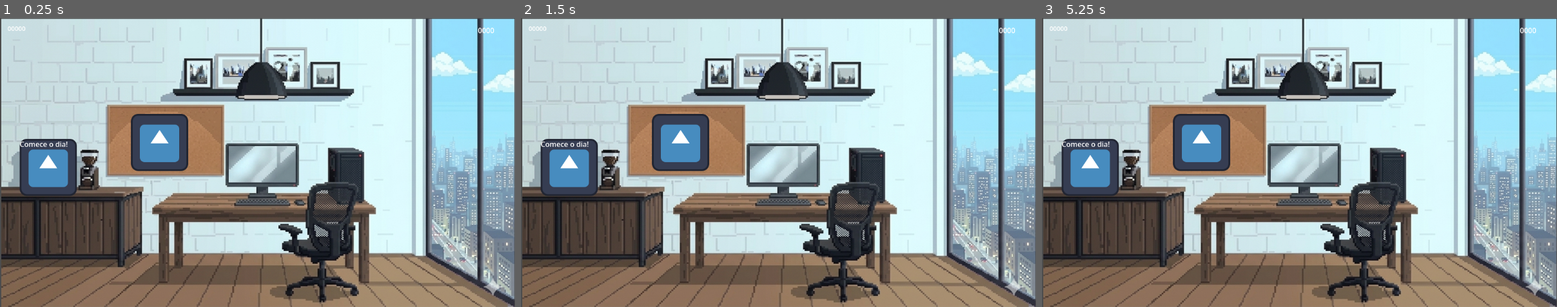
Above: before the commit, frames 1-3 (left to right).
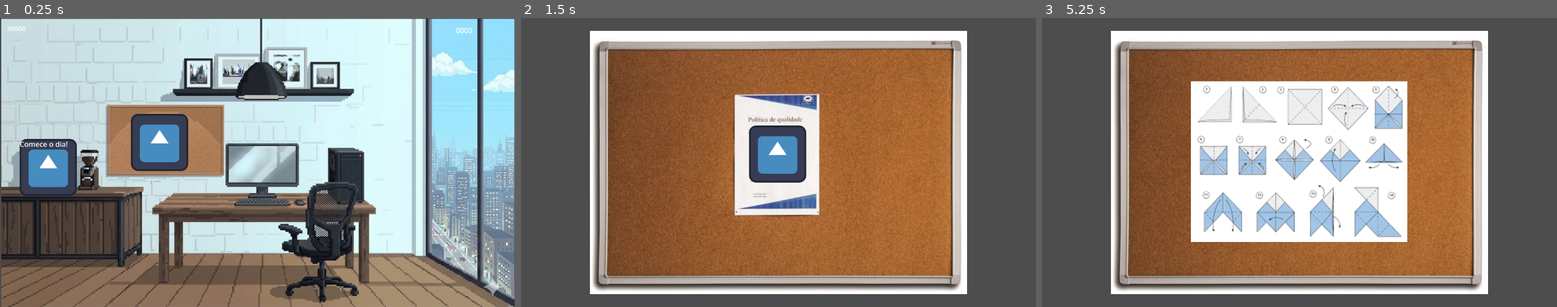
Above: after the commit, the same moments.

Repository: LucasSaab/Netetive
Game: Godot game, scene res://Scenes/Escritorio.tscn
Same seed, same stepped clock (60 frames per second), same inputs: the game is played once before the commit and once after it. The engine's default icon, where the game draws it, is replaced by a stand-in: a white triangle on a blue panel in a dark square.
Inputs (mouse positions are in pixels of both pictures, inside the frame that each line leads up to):
- Up to frame 1 (0.25 s): no input
- Up to frame 2 (1.5 s): click (680, 142) at 0.5 s; click (567, 168) at 1.25 s, where only the run before the commit has a clickable "Comece o dia!"
- Up to frame 3 (5.25 s): click (1201, 142) at 2.02 s; click (1088, 168) at 2.75 s, where only the run before the commit has a clickable "Comece o dia!"; click (1201, 142) at 3.52 s; click (1088, 168) at 4.25 s, where only the run before the commit has a clickable "Comece o dia!"; click (1299, 153) at 5.02 s

The runs differ from the first frame. In frame 1, less than 0.1% of the frame differs, in the area x 88-96%, y 3-6%; in frame 2, 96%, in the area x 0-100%, y 0-100%; in frame 3, 96%.
Error after the commit: Invalid access to property or key 'fame_received' on a base object of type 'Nil'. (res://Scenes/hud_manager.gd:8)

Commit message:
Adicionado HUD a tela de escritório

Diff:
--- a/Scenes/Escritorio.tscn
+++ b/Scenes/Escritorio.tscn
@@ -52,8 +52,8 @@
 offset_bottom = 23.0
 text = "Comece o dia!"
 
-[node name="Node2D" parent="." unique_id=311059794 instance=ExtResource("5_rsnx6")]
-position = Vector2(324, 278)
+[node name="Score" parent="." unique_id=311059794 instance=ExtResource("5_rsnx6")]
+position = Vector2(301, 386)
 
 [connection signal="pressed" from="Quadro_avisos" to="Quadro_avisos" method="_on_pressed"]
 [connection signal="pressed" from="Cafeteira" to="Cafeteira" method="_on_pressed"]
--- a/Scenes/Scores.tscn
+++ b/Scenes/Scores.tscn
@@ -1,8 +1,11 @@
 [gd_scene format=3 uid="uid://35642qeg3q5m"]
 
-[node name="Node2D" type="Node2D" unique_id=311059794]
+[ext_resource type="Script" uid="uid://c82m2g4761n3x" path="res://Scenes/hud_manager.gd" id="1_3l0ju"]
+
+[node name="Score" type="Node2D" unique_id=311059794]
 
 [node name="HUD" type="CanvasLayer" parent="." unique_id=217126407]
+script = ExtResource("1_3l0ju")
 
 [node name="control" type="Control" parent="HUD" unique_id=253491751]
 custom_minimum_size = Vector2(1100, 619)
@@ -10,11 +13,12 @@
 anchors_preset = 0
 offset_right = 50.0
 offset_bottom = 40.0
+mouse_filter = 2
 
 [node name="container" type="MarginContainer" parent="HUD/control" unique_id=1392905618]
 layout_mode = 0
-offset_right = 1100.0
-offset_bottom = 619.0
+offset_right = 1116.0
+offset_bottom = 56.0
 theme_override_constants/margin_left = 8
 theme_override_constants/margin_top = 8
 theme_override_constants/margin_right = 8
@@ -59,9 +63,9 @@
 [node name="contador_fama" type="Label" parent="HUD/control/container/container_fama/icone_fama" unique_id=951730407]
 custom_minimum_size = Vector2(100, 0)
 layout_mode = 0
-offset_left = 998.0
+offset_left = 949.0
 offset_top = 8.0
-offset_right = 1098.0
+offset_right = 1049.0
 offset_bottom = 31.0
 size_flags_horizontal = 10
 text = "0000"
--- /dev/null
+++ b/Scenes/hud_manager.gd
@@ -0,0 +1,25 @@
+extends Node
+
+@onready var contador_dinheiro: Label = $control/container/container_dinheiro/icone_dinheiro/contador_dinheiro
+@onready var contador_fama: Label = $control/container/container_fama/icone_fama/contador_fama
+
+func _ready() -> void:
+	# 1. Conecta os sinais do Global
+	Global.fame_received.connect(atualizar_fama)
+	Global.altered_money.connect(atualizar_dinheiro)
+
+	# 2. Atualiza com os valores atuais
+	atualizar_fama(Global.fame)
+	atualizar_dinheiro(Global.money)
+
+	# 3. TESTE: Adiciona dinheiro/fama para forçar o sinal no início
+	Global.add_money(250.75)
+	print(Global.money)
+	Global.add_fame(15)
+	print(Global.fame)
+
+func atualizar_fama(nova_fama: int) -> void:
+	contador_fama.text = str(nova_fama)
+
+func atualizar_dinheiro(novo_dinheiro: float) -> void:
+	contador_dinheiro.text = "R$ " + String.num(novo_dinheiro, 2)
--- a/Scripts/hud_manager.gd
+++ /dev/null
@@ -1,11 +0,0 @@
-extends Node
-
-
-
-@onready var contador_fama: Label = $HUD/control/container/container_fama/icone_fama/contador_fama as Label
-@onready var contador_dinheiro: Label = $HUD/control/container/container_dinheiro/icone_dinheiro/contador_dinheiro as Label
-
-func _ready():
-	contador_fama.text = str(Global.fame)
-	# Mostra 2 casas decimais (ex: R$ 100.00)
-	contador_dinheiro.text = "R$ " + String.num(Global.money, 2)
